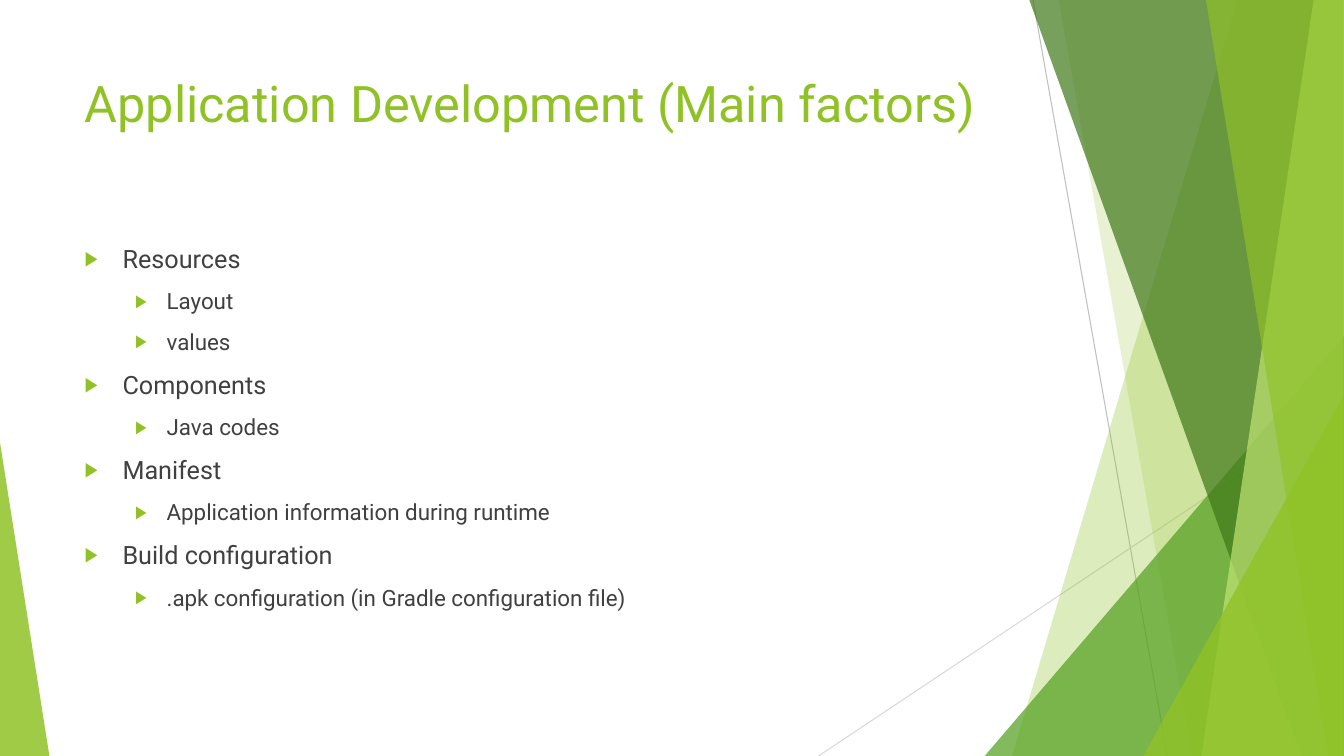
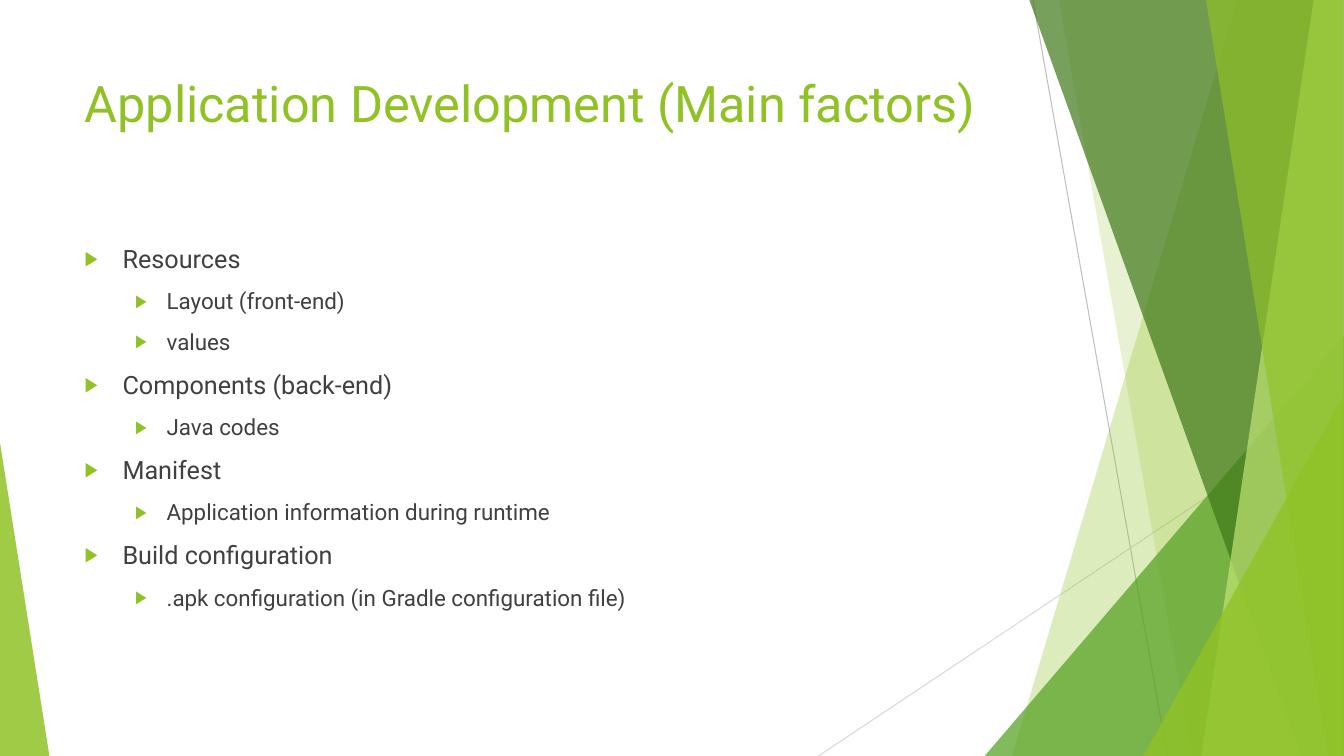
Before and after one commit to Nadzmi-Freelance/Android-Training, a slide deck: slide 7 of presentation/intro to android.pptx. Drawn at 1344x756 pixels with LibreOffice and Linux fonts; fonts in the diff are those of the drawing. Boxes give left, top, right and bottom in pixels: in the first picture for what was removed or moved away, otherwise in the second. Text is boxed around its words. In the diff, an @@ line names an element or a change of style, - is before the commit and + after.

```diff
--- a/presentation/intro to android.pptx
+++ b/presentation/intro to android.pptx
@@ text at (167, 291, 345, 314): text changed @@
-  ▶ Layout
+  ▶ Layout (front-end)
@@ text at (123, 374, 393, 400): text changed @@
-▶ Components
+▶ Components (back-end)
```
Also in this commit, not shown: 3 other files.
